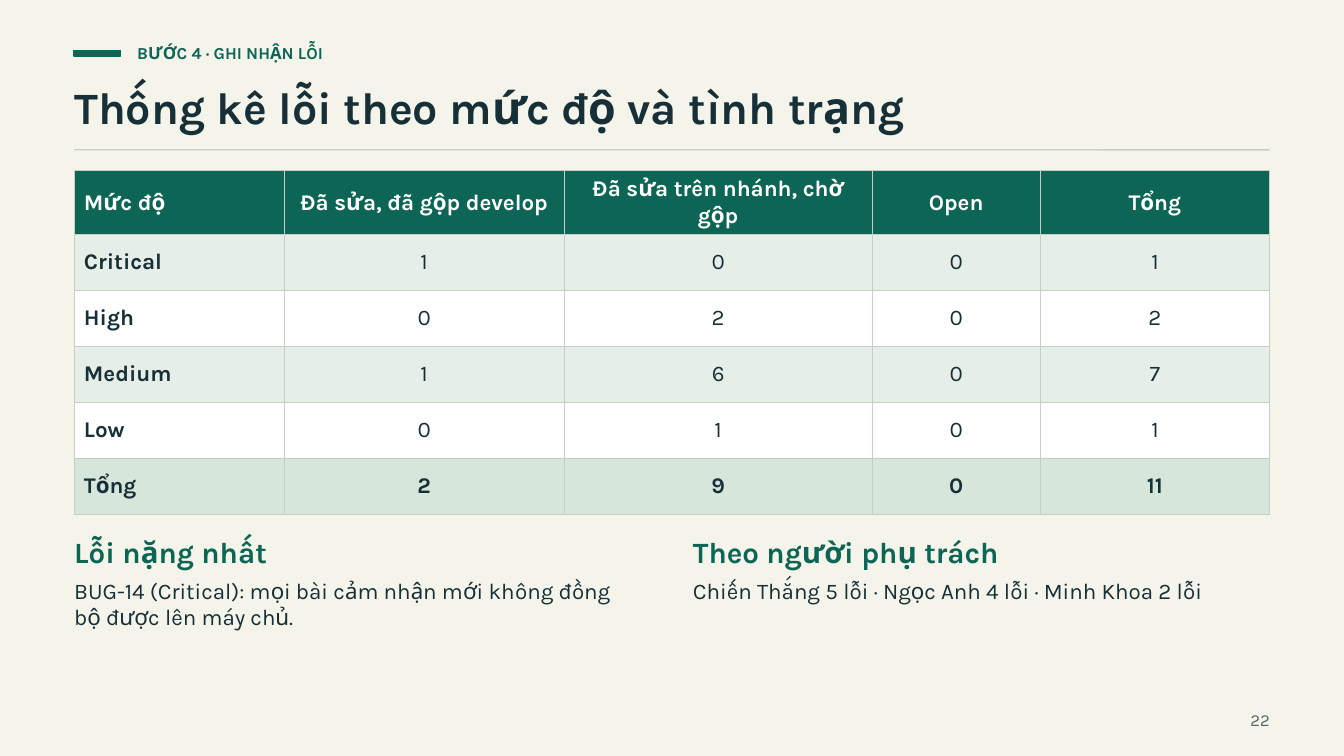
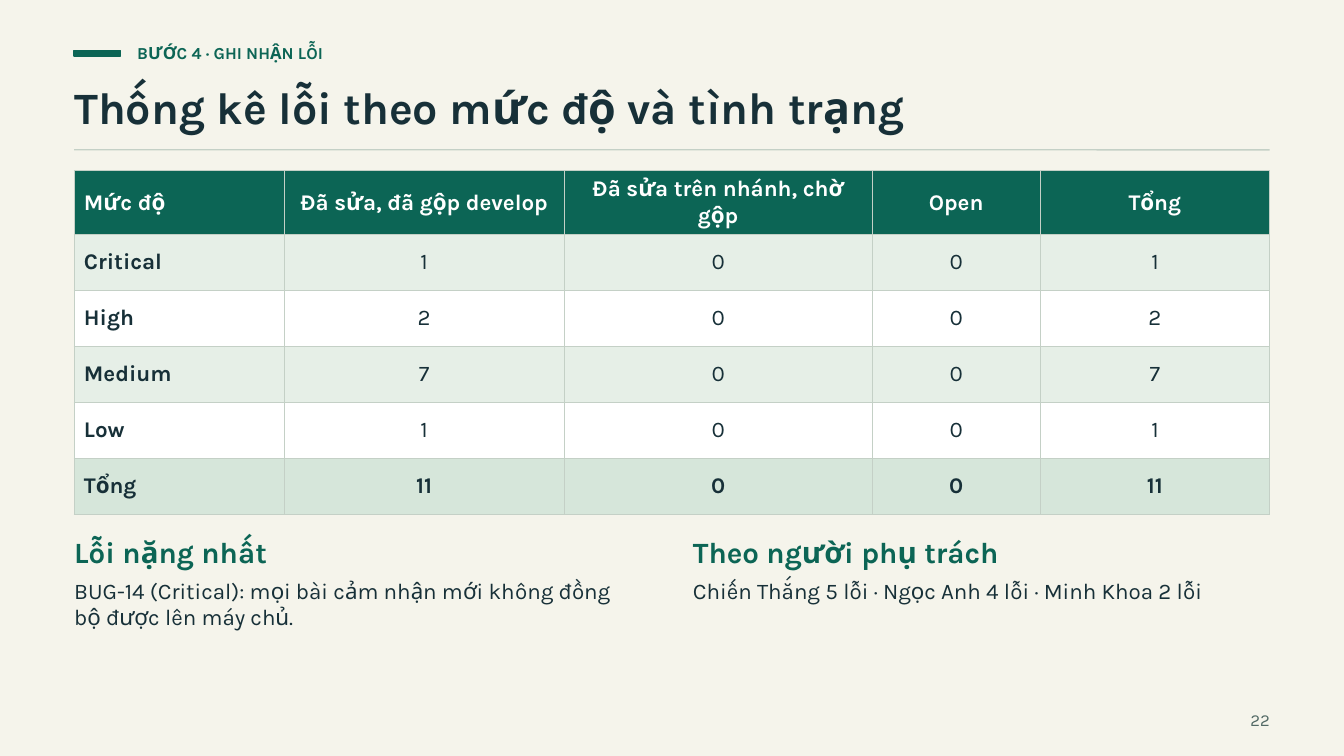
Before and after one commit to thangchien1607/local-passport, a slide deck: slide 22 of docs/testing/slide.pptx. Drawn at 1344x756 pixels with LibreOffice and Linux fonts; fonts in the diff are those of the drawing. Boxes give left, top, right and bottom in pixels: in the first picture for what was removed or moved away, otherwise in the second. Text is boxed around its words. In the diff, an @@ line names an element or a change of style, - is before the commit and + after.

```diff
--- a/docs/testing/slide.pptx
+++ b/docs/testing/slide.pptx
@@ table at bbox=[75, 170, 1271, 506] @@
-row 3, column 2: 0
+row 3, column 2: 2
-row 3, column 3: 2
+row 3, column 3: 0
-row 4, column 2: 1
+row 4, column 2: 7
-row 4, column 3: 6
+row 4, column 3: 0
-row 5, column 2: 0
+row 5, column 2: 1
-row 5, column 3: 1
+row 5, column 3: 0
-row 6, column 2: 2
+row 6, column 2: 11
-row 6, column 3: 9
+row 6, column 3: 0
```
Also in this commit, not shown: 6 other slides changed, 4 other files.
